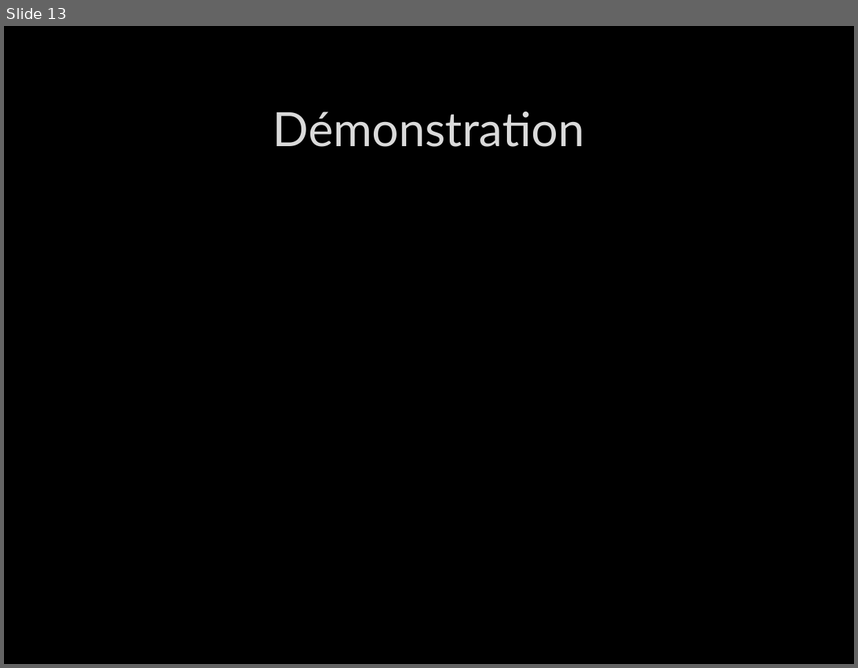
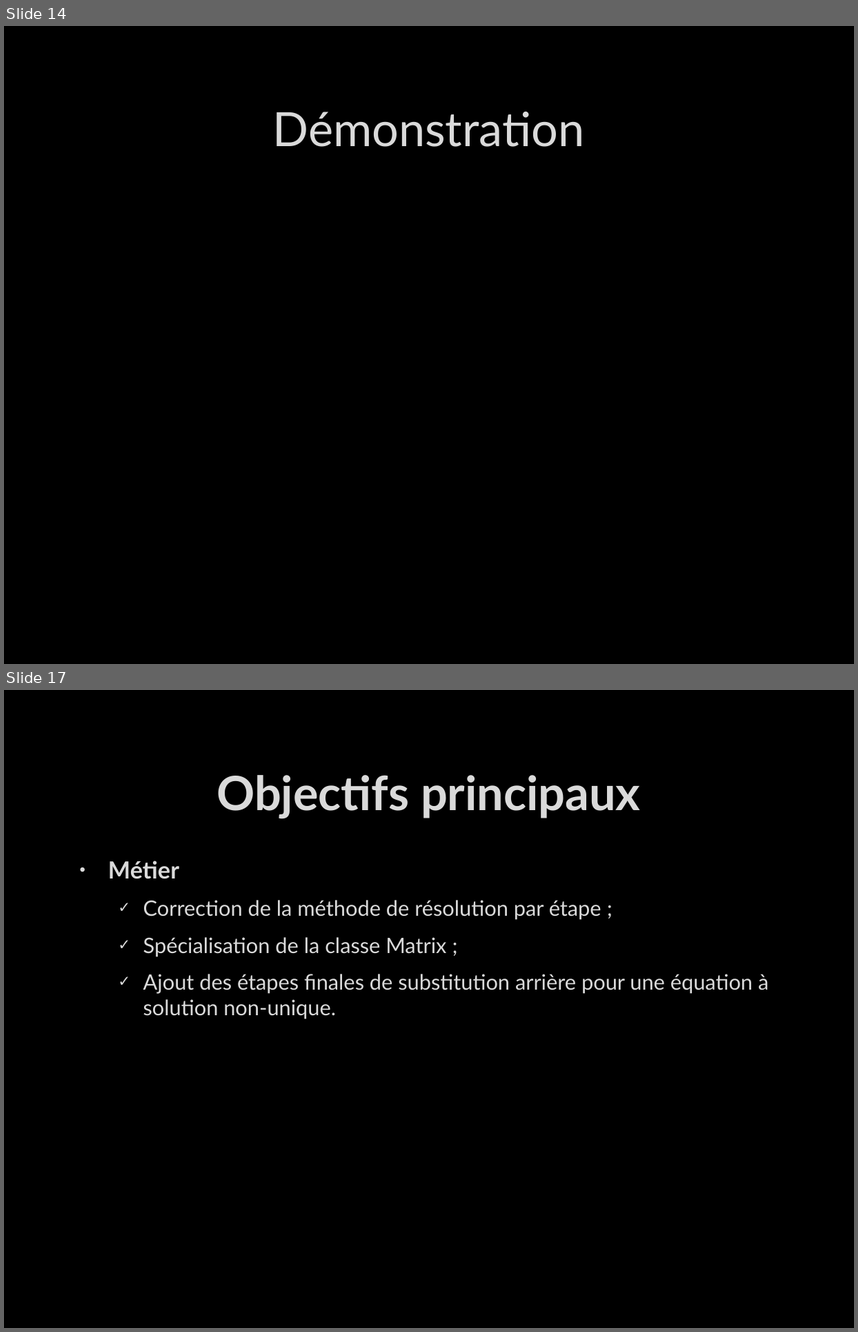
Before and after one commit to bastou2316/p2-java, a slide deck: Projet Hes d'été/4. Cloture/Présentation NSolver v2.pptx. Shown one above the other, each under a label of ours: slide 13 before the commit, slides 14 and 17 after it; the slides between them are not shown. The pictures are 858x668 and 858x1332 pixels, drawn with LibreOffice and Linux fonts; fonts in the diff are those of the drawing; background and template pictures are left out. Boxes give left, top, right and bottom in pixels: in the first picture for what was removed or moved away, otherwise in the second. Text is boxed around its words. In the diff, an @@ line names an element or a change of style, - is before the commit and + after.

```diff
--- a/Projet Hes d'été/4. Cloture/Présentation NSolver v2.pptx
+++ b/Projet Hes d'été/4. Cloture/Présentation NSolver v2.pptx
@@ slide 17 added at <box>4,690,854,1328</box>, background picture (left out) @@
@@ title added at <box>217,775,640,819</box>, 40 pt, text #DADADA, bold @@
+Objectifs principaux
@@ text added at <box>108,860,769,1019</box>, 18 pt, text #DADADA @@
+• Métier
+  ✓ Correction de la méthode de résolution par étape ;
+  ✓ Spécialisation de la classe Matrix ;
+  ✓ Ajout des étapes finales de substitution arrière pour une équation à solution non-unique.
@@ what was slide 13 is now slide 14 @@
```
Also in this commit, not shown: 4 slides changed, 7 other slides added.
